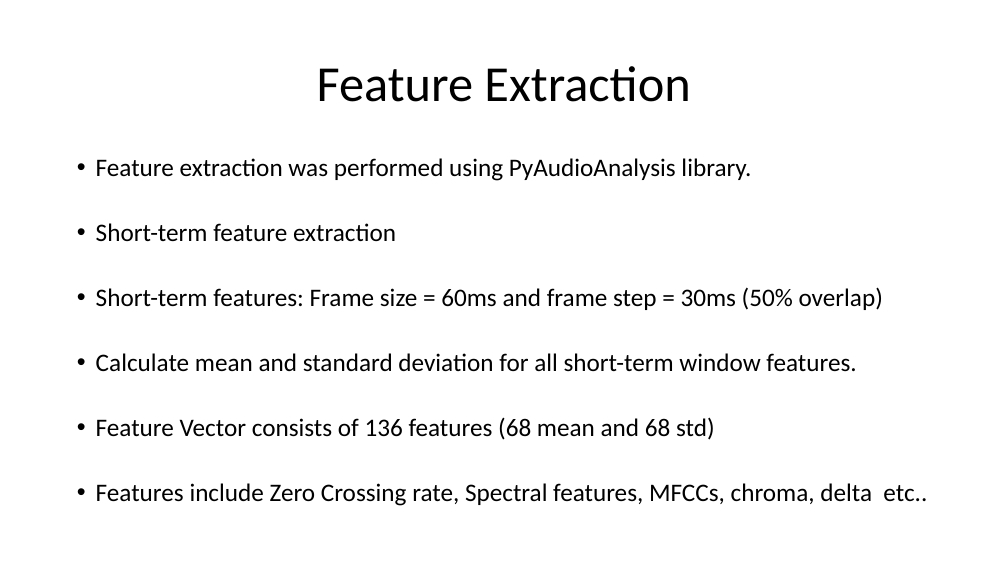
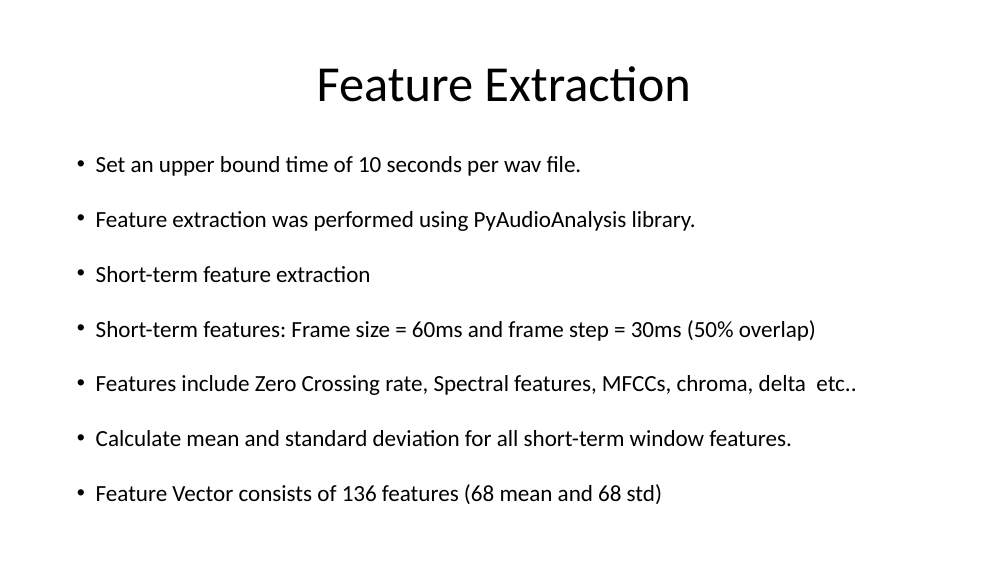
Before and after one commit to johnsaveus/Prog_Metal_Classification, a slide deck: slide 4 of Report.odp. Drawn at 1008x567 pixels with LibreOffice and Linux fonts; fonts in the diff are those of the drawing. Boxes give left, top, right and bottom in pixels: in the first picture for what was removed or moved away, otherwise in the second. Text is boxed around its words. In the diff, an @@ line names an element or a change of style, - is before the commit and + after.

```diff
--- a/Report.odp
+++ b/Report.odp
@@ text at [96, 156, 582, 176]: paragraph added @@
+• Set an upper bound time of 10 seconds per wav file.
@@ text at [96, 211, 816, 504]: size 24 to 22 pt in "Feature extraction was performed using PyAudioAnalysis libra ...", "Short-term feature extraction", "Short-term features: Frame size = 60ms and ...", "Calculate mean and standard deviation for all ..." and 1 more places; line spacing 0.9 to 0.8 @@
@@ text at [96, 375, 856, 395]: paragraph added @@
+• Features include Zero Crossing rate, Spectral features, MFCCs, chroma, delta etc..
@@ text at [96, 483, 927, 506]: paragraph removed @@
-• Features include Zero Crossing rate, Spectral features, MFCCs, chroma, delta etc..
```
Also in this commit, not shown: 4 other slides changed, 8 other files.
